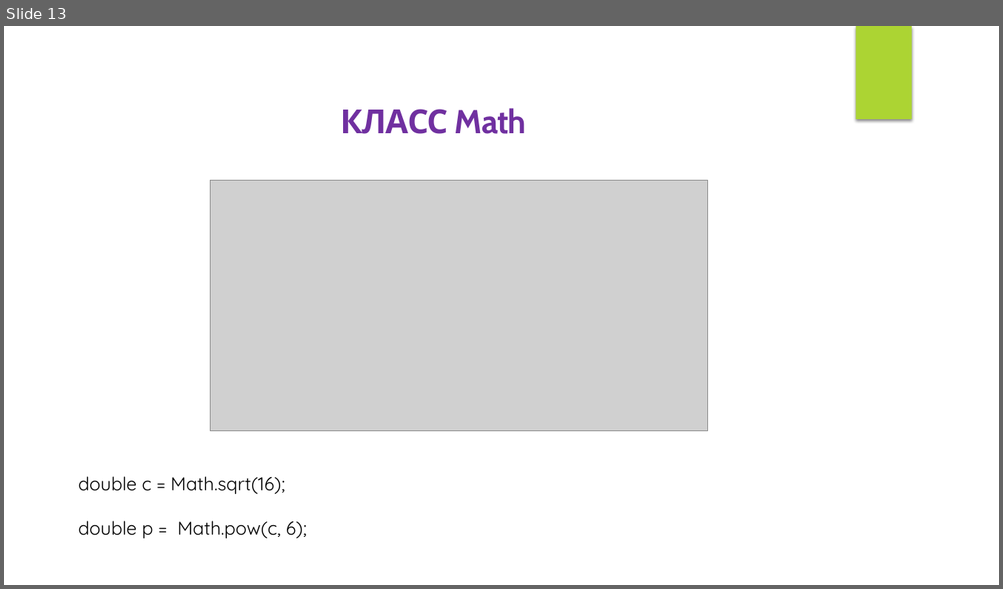
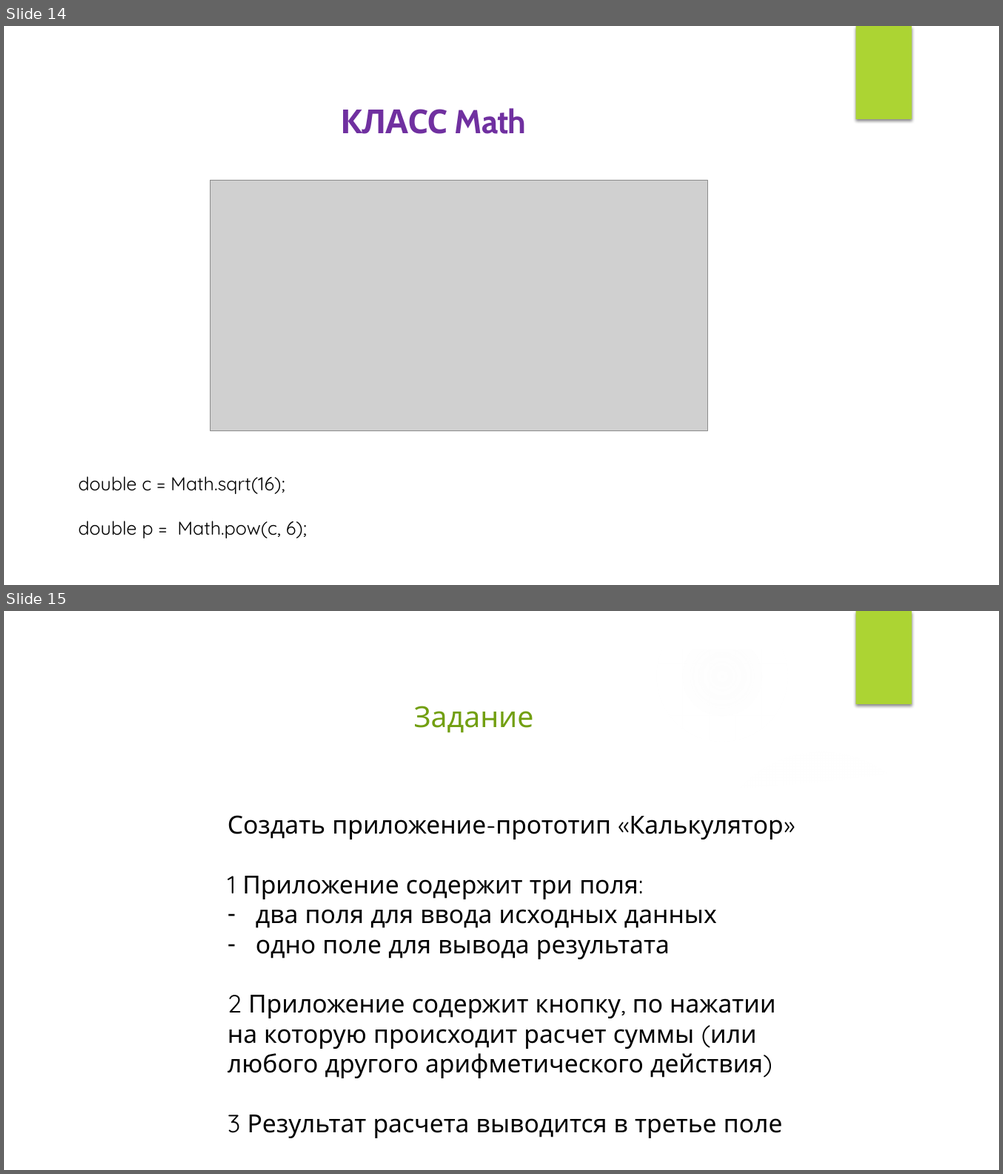
Before and after one commit to IriEfremova/LessonsCube, a slide deck: Android/Lesson5/Operation.pptx. Shown one above the other, each under a label of ours: slide 13 before the commit, slides 14 and 15 after it. The pictures are 1003x589 and 1003x1174 pixels, drawn with LibreOffice and Linux fonts; fonts in the diff are those of the drawing; grey boxes stand for pictures; background and template pictures are left out. Boxes give left, top, right and bottom in pixels: in the first picture for what was removed or moved away, otherwise in the second. Text is boxed around its words. In the diff, an @@ line names an element or a change of style, - is before the commit and + after.

```diff
--- a/Android/Lesson5/Operation.pptx
+++ b/Android/Lesson5/Operation.pptx
@@ slide 15 added at (4, 611, 999, 1170), background picture (left out); not listed: 1 template element that a slide beside it also shows @@
@@ group added at (4, 611, 999, 1170): 5 ellipses, 3 freeform shapes @@
@@ title added at (414, 706, 534, 733), 28 pt, text #729F11 @@
+Задание
@@ text added at (227, 815, 783, 1139), 24 pt, text #000000 @@
+Создать приложение-прототип «Калькулятор»
+1 Приложение содержит три поля:
+– два поля для ввода исходных данных
+– одно поле для вывода результата
+2 Приложение содержит кнопку, по нажатии на которую происходит расчет суммы (или любого другого арифметического действия)
+3 Результат расчета выводится в третье поле
@@ what was slide 13 is now slide 14 @@
```
Also in this commit, not shown: 2 other slides added, 1 slide removed, 3 other files.
